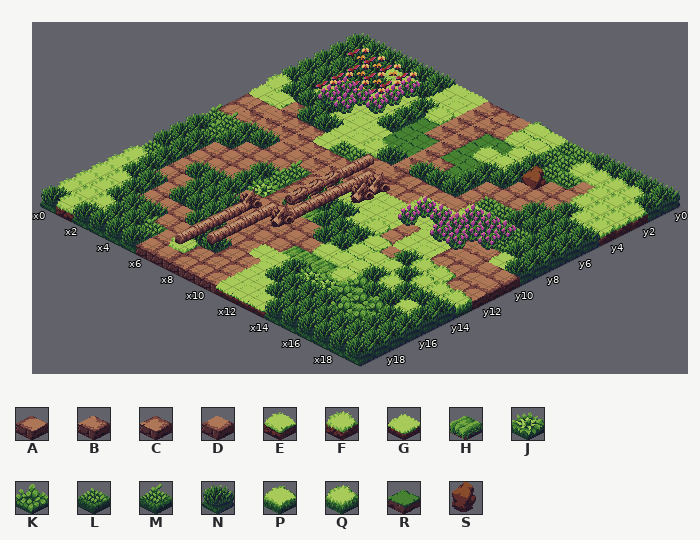
One commit to this Tiled map: src/main/resources/assets/levels/tmx/chunk4.tmx. Above: the version before the commit.
Cells are 32x16 px. Isometric: x runs down to the right, y down to the left. Shown: x 0..19, y 0..19.
Key: from "spritesheet": A 0, B 1, C 2, D 4, E 22, F 23, G 24, H 28, J 31, K 32, L 33, M 34, N 36, P 38, Q 39, R 40, S 60.
_ is an empty cell.
Layers that did not change in this view are not listed.
Layer "Tile Layer 1" before, first column x 0:
 0 NNNNNNGGBCDPGLLNNNNN
 1 NNNGGNGGBBDPPLLFFFFN
 2 NNNNGGNFBBRRPNLLDFFF
 3 NNNNGGNRBBRPPNSDDFFF
 4 NNGGGGNRRBRRNNDDDNFF
 5 FNNNGGGRRBBRNDDDNNNN
 6 GEBNNGGFNBNNNDLLNNNN
 7 AABBBGLLABAAADGLLLNN
 8 ABBBBBBBBBAAGGDGGLNN
 9 MMNNDDBBBAGGGGGAADGN
10 NMNDDDMAAGGGGDGGADDD
11 NNDDDNMAANNGFDGGAAAD
12 NNDDDNJAAHNNNPDNQQAA
13 LNDNNNDDDDDNNPPPNQQQ
14 FNDDNNNDDDDDPPPNQNNN
15 FNNDNNNDDDDHHHPKNNEN
16 FFNDDDNNAAGGNJJKKKNN
17 FFNNNDDNNAAGNNNNKKNN
18 FFFNNMDFAAAGGNNNNNNN
19 NFNNNNDDAAAGGGNNNNNN
After the commit:
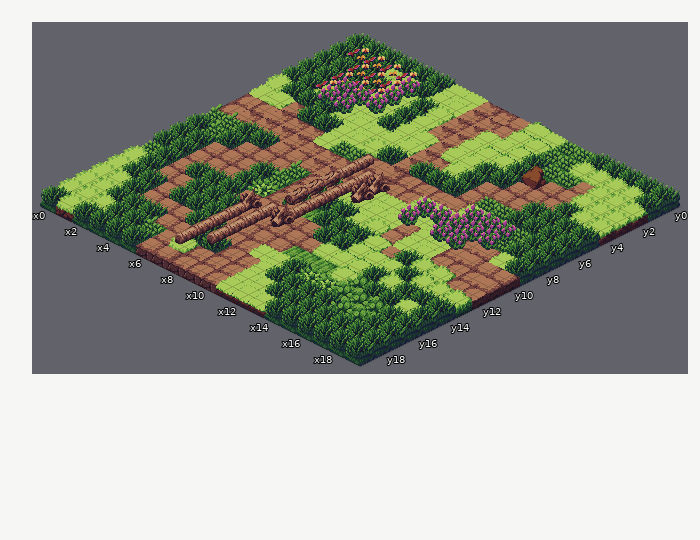
Diff:
Changed rows in their new state; . is an unchanged cell.
Layer "Tile Layer 1":
first column x 7:
 2 ...EE
 3 E..E.
 4 EE.EE
 5 EE..E
Changed places in both pictures, as pixel boxes (x1, y1, x2, y2):
changed: (380, 114, 518, 180)
